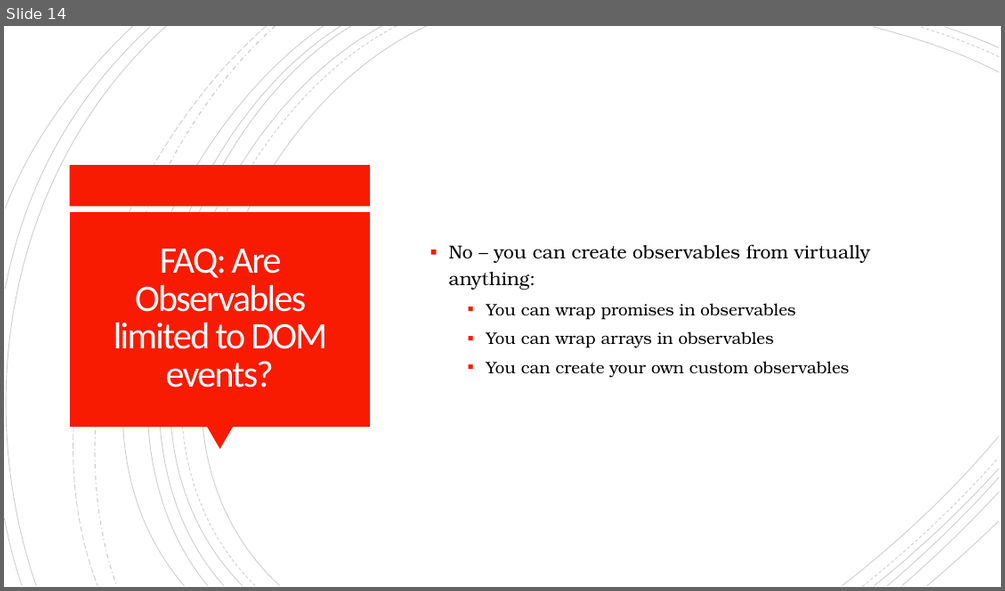
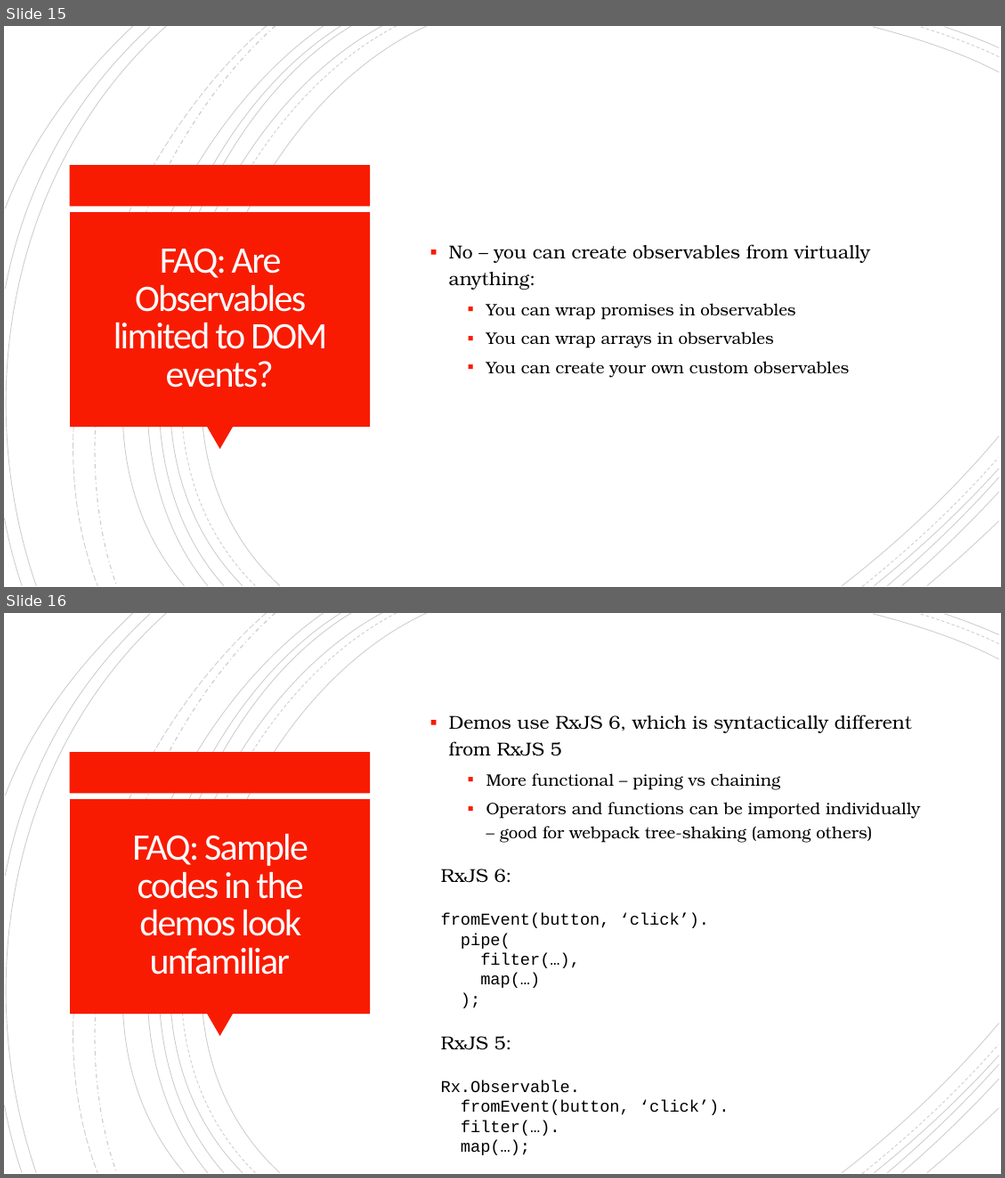
Before and after one commit to amielperez/observables-talkjs, a slide deck: doc/Reactive Programming - talkjs.pptm. Shown one above the other, each under a label of ours: slide 14 before the commit, slides 15 and 16 after it. The pictures are 1005x591 and 1005x1178 pixels, drawn with LibreOffice and Linux fonts; fonts in the diff are those of the drawing. Boxes give left, top, right and bottom in pixels: in the first picture for what was removed or moved away, otherwise in the second. Text is boxed around its words. In the diff, an @@ line names an element or a change of style, - is before the commit and + after.

```diff
--- a/doc/Reactive Programming - talkjs.pptm
+++ b/doc/Reactive Programming - talkjs.pptm
@@ slide 16 added at bbox=[4, 613, 1001, 1174], background #FFFFFF; not listed: 24 template elements that a slide beside it also shows @@
@@ text added at bbox=[449, 714, 920, 843], 16 pt, text #000000 @@
+▪ Demos use RxJS 6, which is syntactically different from RxJS 5
+  ▪ More functional – piping vs chaining
+  ▪ Operators and functions can be imported individually – good for webpack tree-shaking (among others)
@@ title added at bbox=[132, 834, 308, 974], 36 pt, text #FFFEFF @@
+FAQ: Sample codes in the demos look unfamiliar
@@ text added at bbox=[441, 868, 729, 1155], 16 pt, text #000000 @@
+RxJS 6:
+fromEvent(button, ‘click’).
+pipe(
+filter(…),
+map(…)
+);
+RxJS 5:
+Rx.Observable.
+fromEvent(button, ‘click’).
+filter(…).
+map(…);
@@ what was slide 14 is now slide 15 @@
```
Also in this commit, not shown: 3 slides changed, 3 other slides added.
